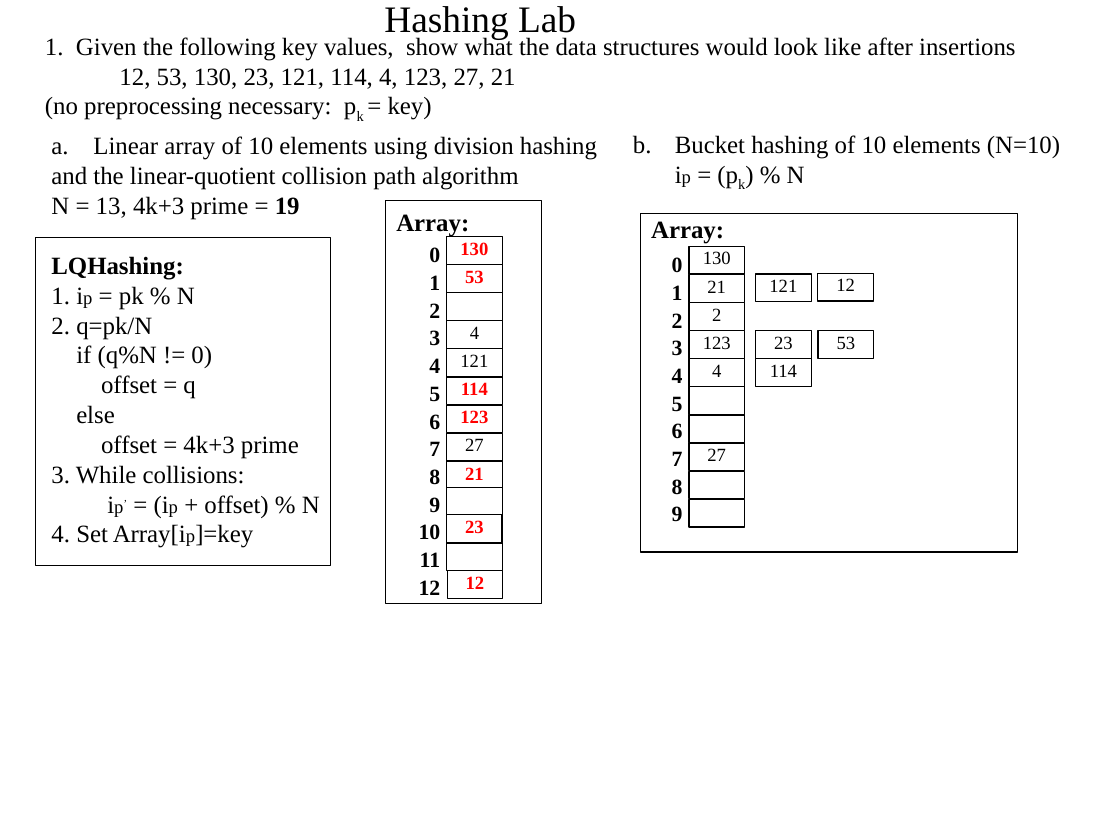
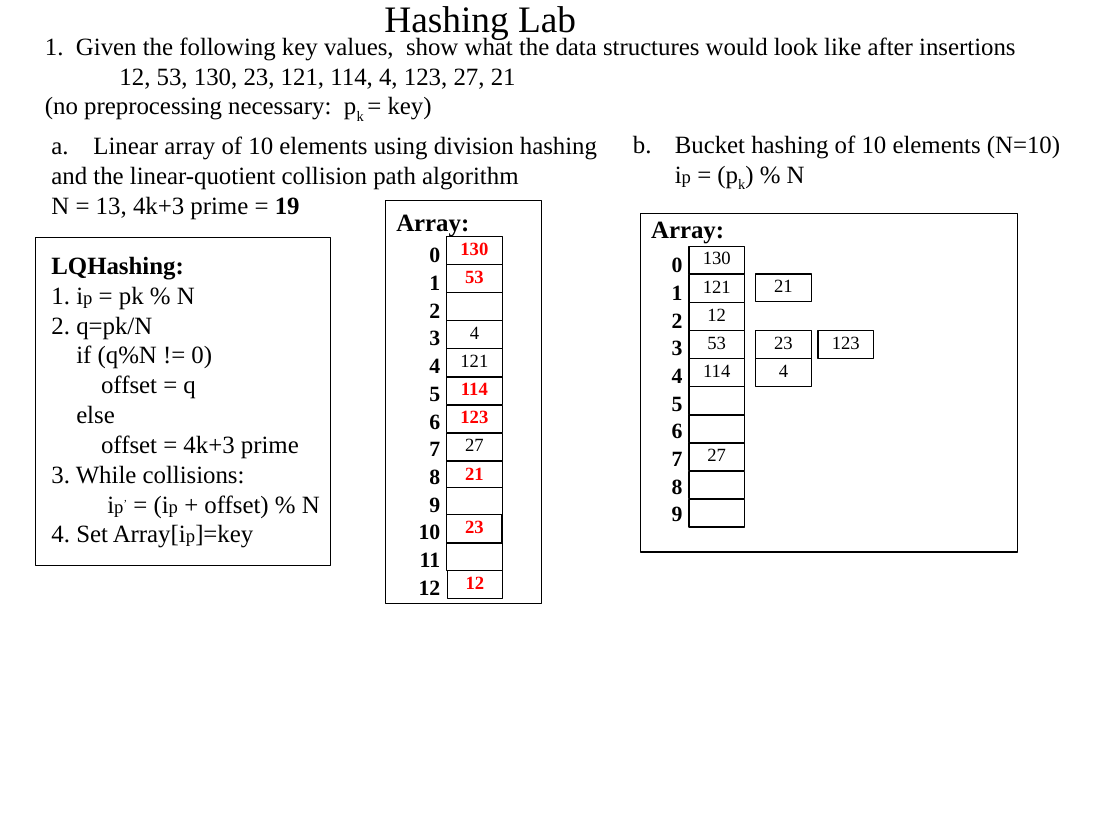
Before and after one commit to MarcusWebDev/CMSC_204, a slide deck: slide 1 of Labs/Hashing Lab/Hashing Lab S2020.pptx. Drawn at 1120x840 pixels with LibreOffice and Linux fonts; fonts in the diff are those of the drawing. Boxes give left, top, right and bottom in pixels: in the first picture for what was removed or moved away, otherwise in the second. Text is boxed around its words. In the diff, an @@ line names an element or a change of style, - is before the commit and + after.

```diff
--- a/Labs/Hashing Lab/Hashing Lab S2020.pptx
+++ b/Labs/Hashing Lab/Hashing Lab S2020.pptx
@@ rectangle "121": place and size @@
-rectangle "121" at (756, 274, 812, 302)
+rectangle "121" at (689, 274, 745, 302)
@@ rectangle "21": place and size @@
-rectangle "21" at (689, 274, 745, 302)
+rectangle "21" at (756, 274, 812, 302)
@@ rectangle "12": place and size @@
-rectangle "12" at (818, 273, 874, 301)
+rectangle "12" at (689, 302, 745, 330)
@@ rectangle removed at (689, 302, 745, 330) @@
-2
@@ rectangle "114": place and size @@
-rectangle "114" at (756, 358, 812, 386)
+rectangle "114" at (689, 358, 745, 386)
@@ rectangle "53": place and size @@
-rectangle "53" at (818, 330, 874, 358)
+rectangle "53" at (689, 330, 745, 358)
@@ rectangle "4": place and size @@
-rectangle "4" at (689, 358, 745, 386)
+rectangle "4" at (756, 358, 812, 386)
@@ rectangle "123": place and size @@
-rectangle "123" at (689, 330, 745, 358)
+rectangle "123" at (818, 330, 874, 358)
```
Also in this commit, not shown: 1 other slide changed, 17 other files.
